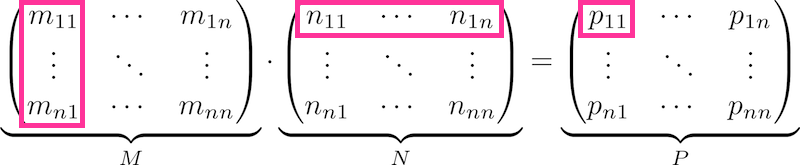
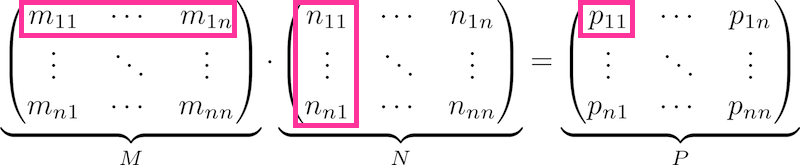
Before/after of a 800x165 layered artwork. What changed in the layer stack:
painted on "Shape 1 copy" over [24,0,504,38]
painted on "Shape 1" over [19,0,359,128]
